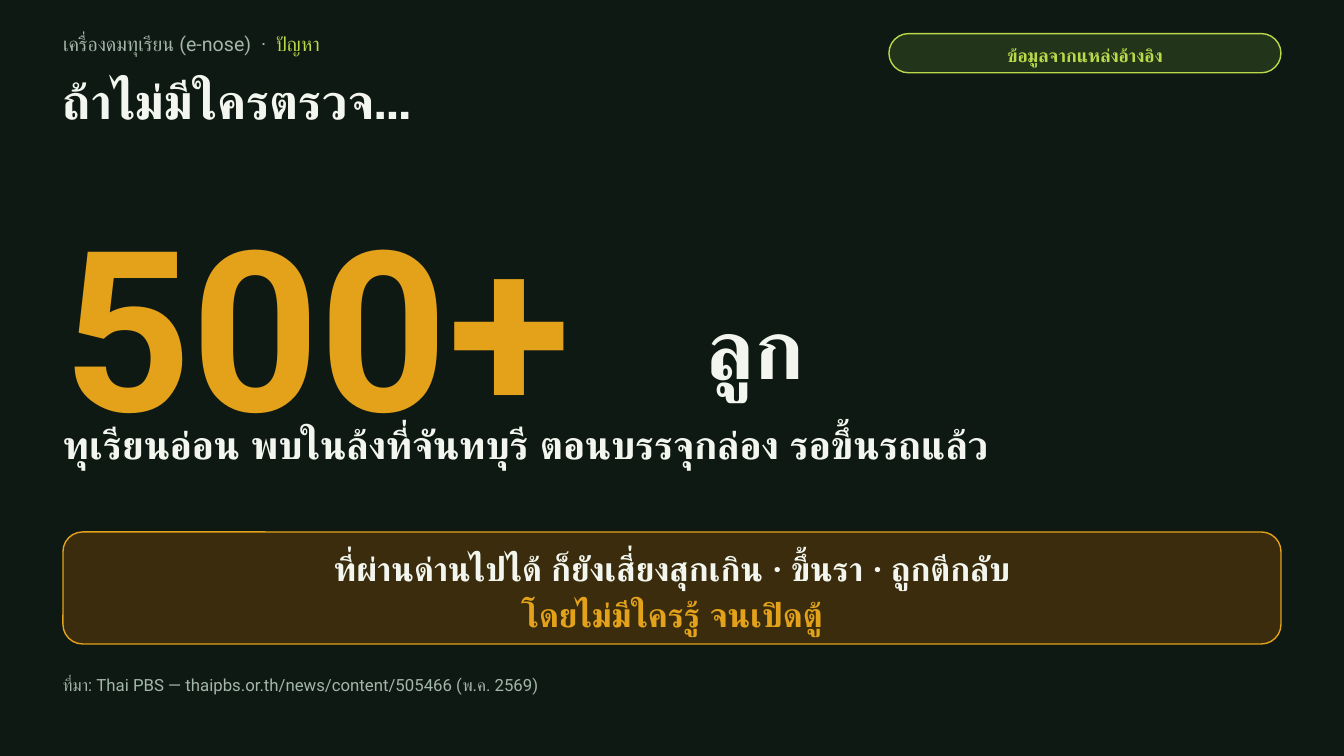
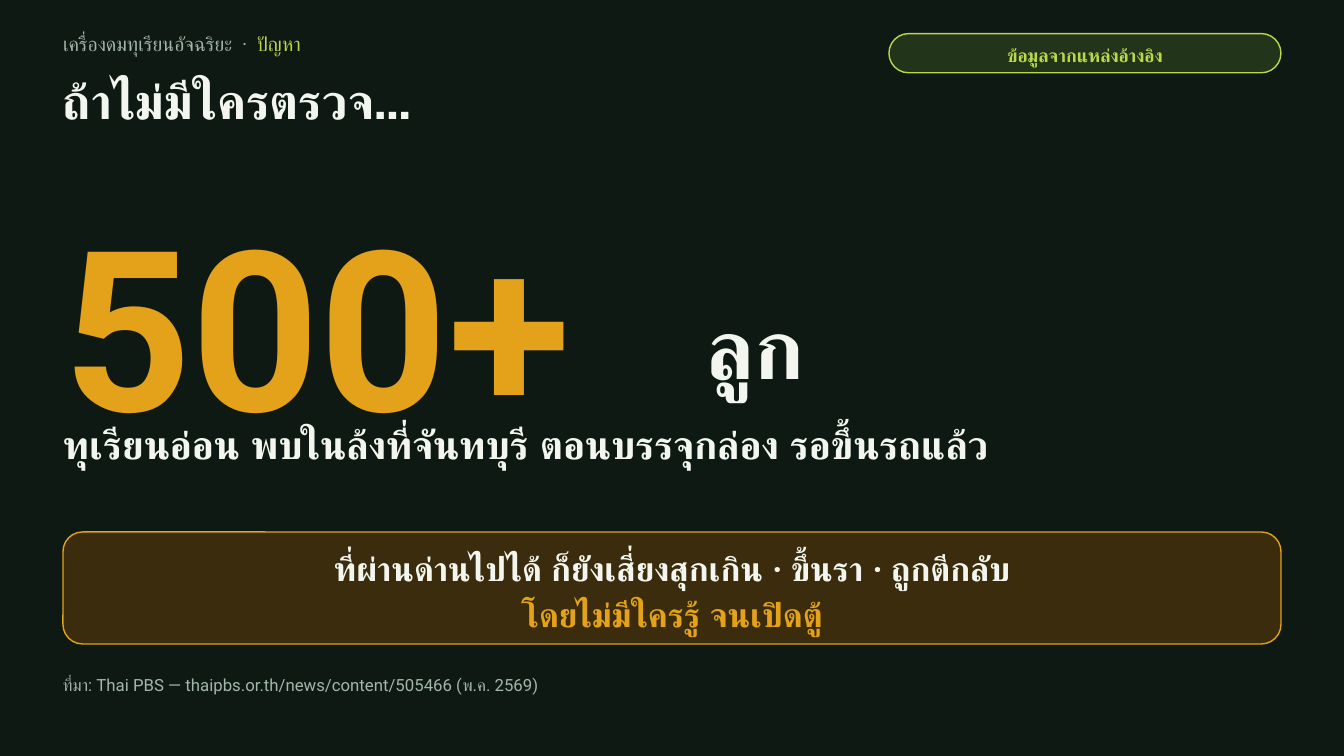
Before and after one commit to moolek02/e-nose-hub, a slide deck: slide 2 of docs/e-nose-pitch-deck-v2.pptx. Drawn at 1344x756 pixels with LibreOffice and Linux fonts; fonts in the diff are those of the drawing. Boxes give left, top, right and bottom in pixels: in the first picture for what was removed or moved away, otherwise in the second. Text is boxed around its words. In the diff, an @@ line names an element or a change of style, - is before the commit and + after.

```diff
--- a/docs/e-nose-pitch-deck-v2.pptx
+++ b/docs/e-nose-pitch-deck-v2.pptx
@@ text at (63,35,301,57): text changed @@
-เครื่องดมทุเรียน (e-nose) · ปัญหา
+เครื่องดมทุเรียนอัจฉริยะ · ปัญหา
```
Also in this commit, not shown: 14 other slides changed, 12 other files.
